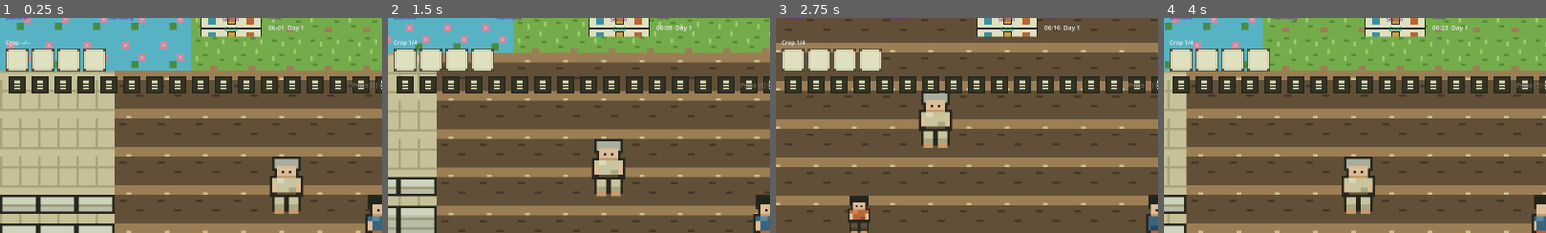
Above: before the commit, frames 1-4 (left to right).
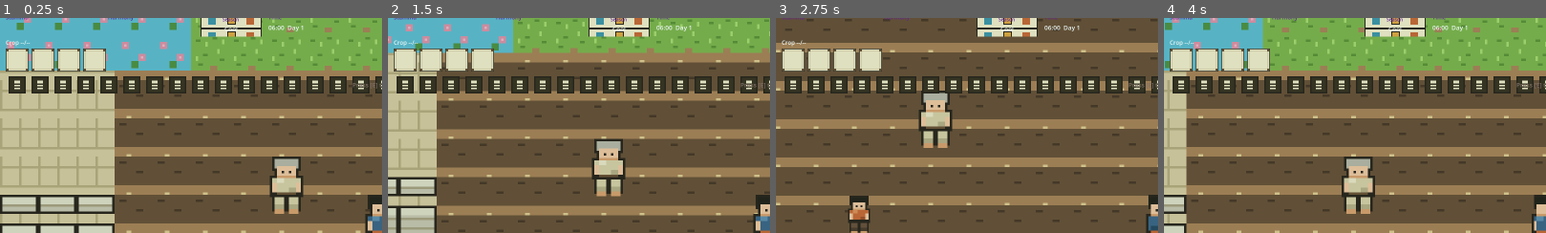
Above: after the commit, the same moments.

Repository: GRITui/slowlife-simulator
Game: Godot game, scene res://scenes/core/Main.tscn
Two runs of this game, one before a commit and one after it. Both use one fixed random seed, a clock stepped at 60 frames per second and the inputs below.
Inputs:
- Up to frame 1 (0.25 s): no input
- Up to frame 2 (1.5 s): tap E (interact) at 0.5, 1.35 s; hold Right (move_right) 0.53-1.28 s; hold E (interact) 0.53-1.28 s; hold Down (move_down) from 1.28 s (still down)
- Up to frame 3 (2.75 s): tap E (interact) at 2 s; release Down (move_down) at 2.03 s; hold Right (move_right) from 2.03 s (still down); hold E (interact) from 2.03 s (still down)
- Up to frame 4 (4 s): release Right (move_right) at 2.78 s; release E (interact) at 2.78 s; hold Up (move_up) 2.78-3.53 s; tap E (interact) at 2.85, 3.5 s; hold Left (move_left) from 3.53 s (still down); hold E (interact) from 3.53 s (still down)
The pictures show only the part of the screen within x 0-50%, y 2-52%; the shares and areas given below are measured in that part.

The runs differ from the first frame. In frame 1, less than 0.1% of the frame differs, in the area x 58-75%, y 3-7%; in frame 2, 0.1%; in frame 3, 0.1%; in frame 4, 0.1%, in the area x 5-75%, y 4-13%.
Error after the commit: Parse Error: Unexpected "/" in class body. (res://scenes/ui/HUD.gd:108)

Commit message:
feat(TASK-018): Inventory UI — display GameData.inventory contents

Diff:
--- a/scenes/ui/HUD.gd
+++ b/scenes/ui/HUD.gd
@@ -105,3 +105,14 @@
 # For manual testing
 func set_mobile(v: bool) -> void:
 	is_mobile = v
+// TASK-018 Inventory UI — display GameData.inventory
+func refresh_inventory() -> void:
+  var slots: Array = [$Margin/Root/InventoryRow/Slot1, $Margin/Root/InventoryRow/Slot2, $Margin/Root/InventoryRow/Slot3, $Margin/Root/InventoryRow/Slot4] if has_node("Margin/Root/InventoryRow/Slot1") else []
+  var idx: int = 0
+  for item_id in GameData.inventory.keys():
+    if idx >= slots.size(): break
+    var qty: int = int(GameData.inventory[item_id])
+    # Show quantity via tooltip; icon wiring via TASK-019 assets/items
+    var tex: Texture2D = slots[idx].texture
+    slots[idx].tooltip_text = "%s x%d" % [item_id, qty]
+    idx += 1
